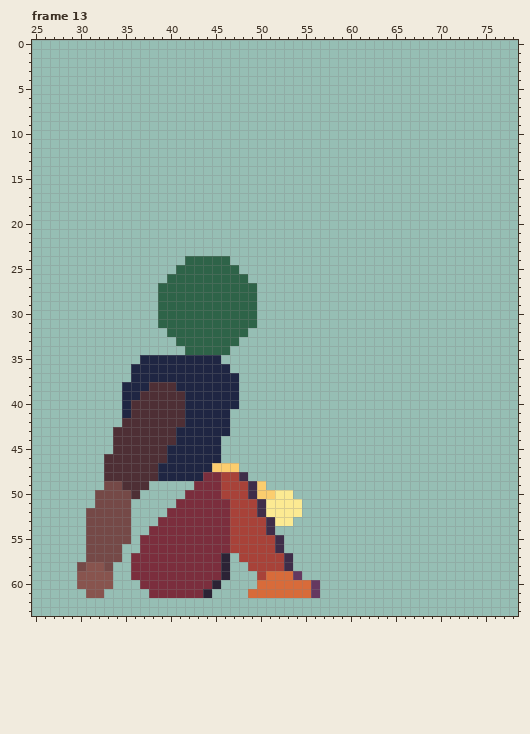
A pixel-art file gets an edit: Personal_Roberto/ASEPRITE/1. Liora/Liora_Respawn.aseprite. The picture above was drawn from the file before the commit.
128x64 pixels, 26 frames. Shown: frame 13: x 25..78, y 0..63. The commit also changed other frames, which this record leaves out.
Now the later version:
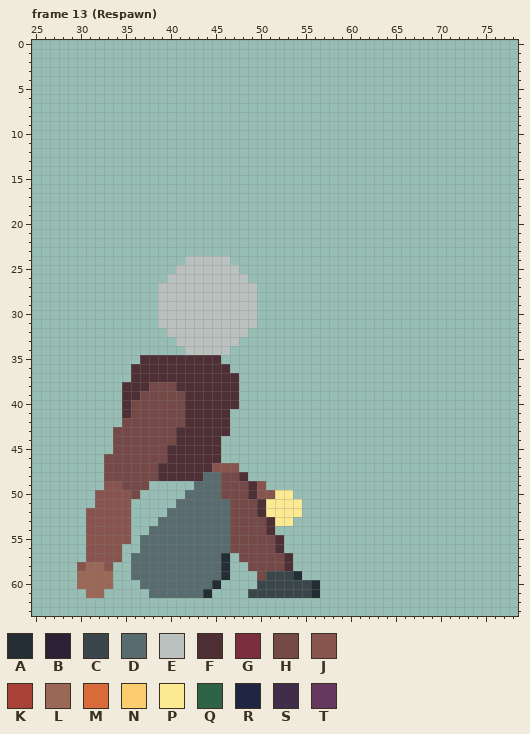
Palette (. is transparent): A #232d33  B #2b2335  C #3a464a  D #586b6f  E #bbc1be  F #4e2f35  G #7b2e3d  H #754947  J #88544e  K #a84239  L #9b6757  M #d86b3a  N #fbcd6e  P #fcea92  Q #2e6348  R #1f2643  S #3f2d49  T #653860
From old to new:
--- frame 13 (Respawn)
@@ x 28..58 @@
 23 ...............................
-24 ..............QQQQQ............
-25 .............QQQQQQQ...........
-26 ............QQQQQQQQQ..........
-27 ...........QQQQQQQQQQQ.........
-28 ...........QQQQQQQQQQQ.........
-29 ...........QQQQQQQQQQQ.........
-30 ...........QQQQQQQQQQQ.........
-31 ...........QQQQQQQQQQQ.........
-32 ............QQQQQQQQQ..........
-33 .............QQQQQQQ...........
-34 ..............QQQQQ............
-35 .........RRRRRRRRR.............
-36 ........RRRRRRRRRRR............
-37 ........RRRRRRRRRRRR...........
-38 .......RRRFFFRRRRRRR...........
-39 .......RRFFFFFRRRRRR...........
-40 .......RFFFFFFRRRRRR...........
-41 .......RFFFFFFRRRRR............
-42 .......FFFFFFFRRRRR............
-43 ......FFFFFFFRRRRRR............
-44 ......FFFFFFFRRRRR.............
-45 ......FFFFFFRRRRRR.............
-46 .....FFFFFFFRRRRRR.............
-47 .....FFFFFFRRRRRRNNN...........
-48 .....FFFFFFRRRRRGGKKS..........
-49 .....HHFFF.....GGGKKKSN........
-50 ....HHHHF.....GGGGKKKSNNPP.....
-51 ....HHHH.....GGGGGGKKKSPPPP....
-52 ...HHHHH....GGGGGGGKKKSPPPP....
-53 ...HHHHH...GGGGGGGGKKKKSPP.....
-54 ...HHHHH..GGGGGGGGGKKKKS.......
-55 ...HHHHH.GGGGGGGGGGKKKKKS......
-56 ...HHHH..GGGGGGGGGGKKKKKS......
-57 ...HHHH.GGGGGGGGGGB.KKKKKS.....
-58 ..HJJH..GGGGGGGGGGB..KKKKS.....
-59 ..JJJJ..GGGGGGGGGGB...KMMMT....
-60 ..JJJJ...GGGGGGGGB....MMMMMMT..
-61 ...JJ.....GGGGGGB....MMMMMMMT..
+24 ..............EEEEE............
+25 .............EEEEEEE...........
+26 ............EEEEEEEEE..........
+27 ...........EEEEEEEEEEE.........
+28 ...........EEEEEEEEEEE.........
+29 ...........EEEEEEEEEEE.........
+30 ...........EEEEEEEEEEE.........
+31 ...........EEEEEEEEEEE.........
+32 ............EEEEEEEEE..........
+33 .............EEEEEEE...........
+34 ..............EEEEE............
+35 .........FFFFFFFFF.............
+36 ........FFFFFFFFFFF............
+37 ........FFFFFFFFFFFF...........
+38 .......FFFHHHFFFFFFF...........
+39 .......FFHHHHHFFFFFF...........
+40 .......FHHHHHHFFFFFF...........
+41 .......FHHHHHHFFFFF............
+42 .......HHHHHHHFFFFF............
+43 ......HHHHHHHFFFFFF............
+44 ......HHHHHHHFFFFF.............
+45 ......HHHHHHFFFFFF.............
+46 .....HHHHHHHFFFFFF.............
+47 .....HHHHHHFFFFFFJJJ...........
+48 .....HHHHHHFFFFFDDHHF..........
+49 .....JJHHH.....DDDHHHFJ........
+50 ....JJJJH.....DDDDHHHFJJPP.....
+51 ....JJJJ.....DDDDDDHHHFPPPP....
+52 ...JJJJJ....DDDDDDDHHHFPPPP....
+53 ...JJJJJ...DDDDDDDDHHHHFPP.....
+54 ...JJJJJ..DDDDDDDDDHHHHF.......
+55 ...JJJJJ.DDDDDDDDDDHHHHHF......
+56 ...JJJJ..DDDDDDDDDDHHHHHF......
+57 ...JJJJ.DDDDDDDDDDA.HHHHHF.....
+58 ..JLLJ..DDDDDDDDDDA..HHHHF.....
+59 ..LLLL..DDDDDDDDDDA...HCCCA....
+60 ..LLLL...DDDDDDDDA....CCCCCCA..
+61 ...LL.....DDDDDDA....CCCCCCCA..
 62 ...............................
